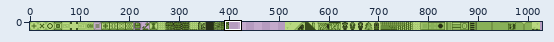
Sprite sheet -- aspectlegend/images/train_map.png. Above: a wide view before the commit, with the close-up outlined.
Close-up. Before the commit:
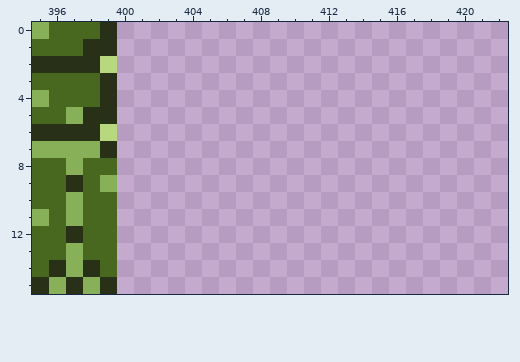
The file is 2560x16 pixels. Shown: x 395..422, y 0..15. The wide view leaves out empty margins.
Once edited:
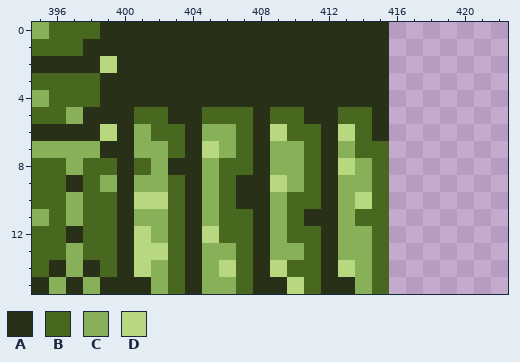
Palette (. is transparent): A #283018  B #486820  C #88b058  D #b8d880
Changes in this commit:
The edit adds colour A in rows 0 to 4 at x 400 to 415; in row 5 at x 400, 403 to 404, 408, 411 to 412 and 415; in row 6 at x 400, 404, 408, 412 and 415; in row 7 at x 400, 404, 408 and 412; in row 8 at x 400, 403 to 404, 408 and 412; in rows 9 to 10 at x 400, 404, 407 to 408 and 412.
The edit adds colour A in row 11 at x 400, 404, 408 and 411 to 412; in rows 12 to 14 at x 400, 404, 408 and 412; in row 15 at x 400 to 401, 404, 408 to 409 and 412 to 413.
The edit adds colour B in row 5 at x 401 to 402, 405 to 407, 409 to 410 and 413 to 414; in row 6 at x 402 to 403, 407, 410 to 411 and 414; in row 7 at x 403, 407, 411 and 414 to 415; in row 8 at x 401, 406 to 407, 411 and 415; in row 9 at x 403, 406, 411 and 415; in row 10 at x 403, 406, 410 to 411 and 415.
The edit adds colour B in row 11 at x 403, 406 to 407, 410 and 414 to 415; in row 12 at x 403, 406 to 407, 410 to 411 and 415; in row 13 at x 403, 407, 411 and 415; in row 14 at x 403, 407, 410 to 411 and 415; in row 15 at x 403, 407, 411 and 415.
The edit adds colour C in row 6 at x 401 and 405 to 406; in row 7 at x 401 to 402, 406, 409 to 410 and 413; in row 8 at x 402, 405, 409 to 410 and 414; in row 9 at x 401 to 402, 405, 410 and 413 to 414; in row 10 at x 405, 409 and 413; in row 11 at x 401 to 402, 405, 409 and 413.
The edit adds colour C in row 12 at x 402, 409 and 413 to 414; in row 13 at x 405 to 406, 409 to 410 and 413 to 414; in row 14 at x 402, 405 and 414; in row 15 at x 402, 405 to 406 and 414.
The edit adds colour D in row 6 at x 409 and 413; in row 7 at x 405; in row 8 at x 413; in row 9 at x 409; in row 10 at x 401 to 402 and 414; in row 12 at x 401 and 405.
The edit adds colour D in row 13 at x 401 to 402; in row 14 at x 401, 406, 409 and 413; in row 15 at x 410.
